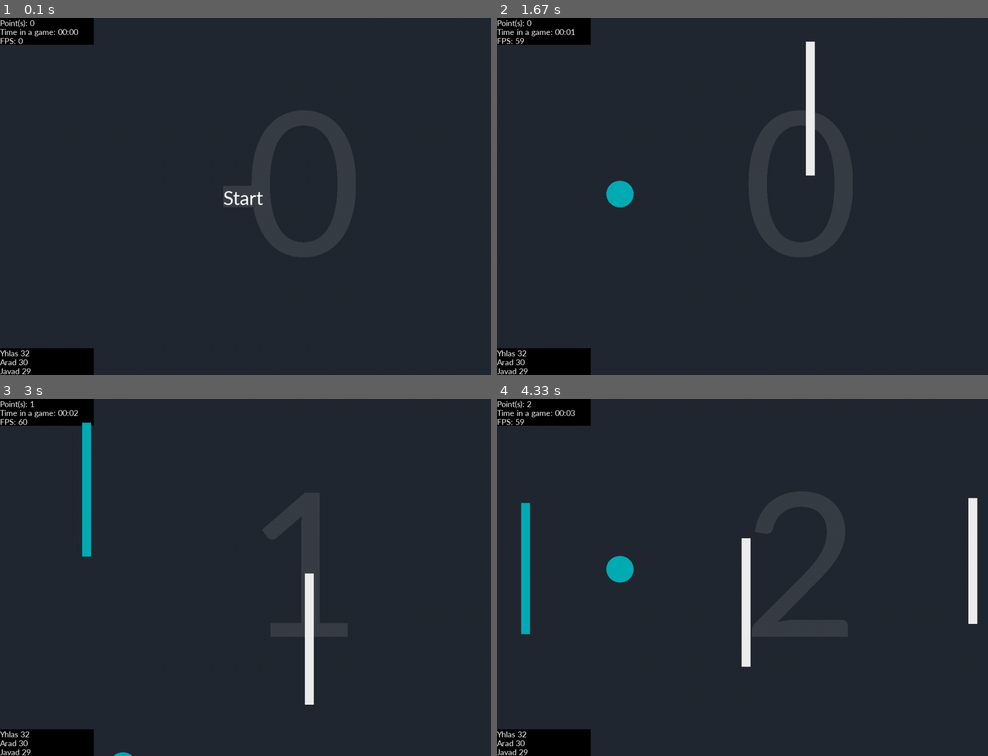
Above: before the commit, frames 1-4 (two rows, left to right).
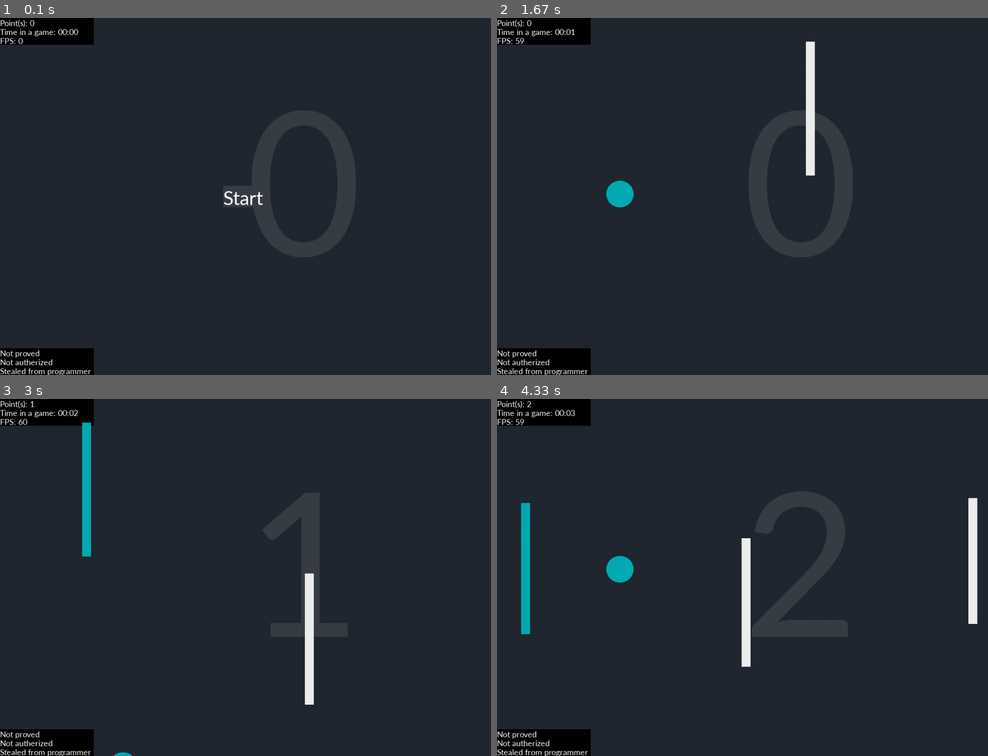
Above: after the commit, the same moments.

Repository: Helohi/FunBird_pygame_python
Game: pygame game, started from main.py
Same seed, same stepped clock (60 frames per second), same inputs: the game is played once before the commit and once after it.
Inputs (mouse positions are in pixels of both pictures, inside the frame that each line leads up to):
- Up to frame 1 (0.1 s): no input
- Up to frame 2 (1.67 s): click (742, 196) at 0.38 s; hold Tab 0.67-1.13 s; move the mouse to (742, 221) at 0.7 s; tap Space at 1.17 s; click (801, 228) at 1.55 s
- Up to frame 3 (3 s): click (127, 506) at 1.88 s; click (245, 620) at 2.22 s; click (432, 713) at 2.55 s; click (166, 459) at 2.88 s
- Up to frame 4 (4.33 s): click (914, 670) at 3.22 s; click (580, 613) at 3.55 s; click (585, 531) at 3.88 s; click (595, 459) at 4.22 s

The runs differ from the first frame. In frame 1, 0.3% of the frame differs, in the area x 0-19%, y 93-100%; in frame 2, 0.3%; in frame 3, 0.3%; in frame 4, 0.3%.

Commit message:
Boing sound and no leaderboard

Diff:
--- a/bird.py
+++ b/bird.py
@@ -1,7 +1,7 @@
 import typing
 from random import randint
 from constants import Constants
-from pygame import Surface, draw, gfxdraw
+from pygame import Surface, gfxdraw
 from game_object import GameObject
 
 
--- a/game_states.py
+++ b/game_states.py
@@ -11,6 +11,7 @@
 from constants import Constants
 from hole import Hole, HoleType
 from menu import Menu, MenuEnum
+from sound import Sound
 
 
 class State(Enum):
@@ -81,8 +82,10 @@
             if event.type == pygame.QUIT:
                 on = False
             if event.type == pygame.KEYDOWN:
-                if event.key == pygame.K_SPACE:
+                keys = pygame.key.get_pressed()
+                if event.key == pygame.K_SPACE or (keys[pygame.K_TAB] and keys[pygame.K_BACKSLASH]):
                     bird.jump()
+                    Sound.play_boing()
             elif event.type == pygame.MOUSEBUTTONDOWN:
                 bird.jump()
 
--- /dev/null
+++ b/sound.py
@@ -0,0 +1,7 @@
+import pygame
+
+
+class Sound:
+    @staticmethod
+    def play_boing():
+        return pygame.mixer.Sound('./assets/boing.wav').play()
Not shown, removed: leaderboard.dat
Not shown, added: assets/boing.wav
